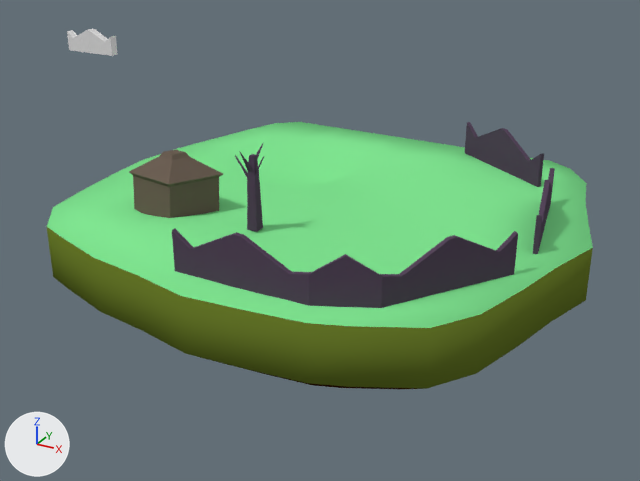
Renders of the Blender file town.blend from each side of a commit.
Rendered twice from a 50 mm camera at (109.3, -110.4, 36.4) aimed at (38.6, 18.2, -27.9). The axes (+X, +Y, +Z) are drawn at lower left. The lights are the same throughout.

The older version as bpy lines, for what is in view:
```python
me_cube = bpy.data.meshes.new('Cube')
me_cube.from_pydata(...)  # 258 vertices, 256 faces; spans x -1.53..9.03, y -1.62..8.22, z -2.42..0.71
me_cube.polygons.foreach_set('use_smooth', [True] * 256)
# faces by material slot: [64, 32, 160]
me_cube.materials.append(mat_material)  # its picture is missing
me_cube.materials.append(mat_material_003)  # its picture is missing
me_cube.materials.append(mat_material_004)  # its picture is missing
me_cube_004 = bpy.data.meshes.new('Cube.004')
me_cube_004.from_pydata(...)  # 24 vertices, 22 faces; spans x -1.0..4.97, y 0.1..1.0, z -1.0..1.42
me_cube_009 = bpy.data.meshes.new('Cube.009')
me_cube_009.from_pydata(...)  # 100 vertices, 96 faces; spans x -6.9..5.0, y 0.1..81.4, z -1.0..1.4
me_cube_009.materials.append(mat_material_002)  # dark purple #55455a
ob_cube = bpy.data.objects.new('Cube', me_cube)
ob_cube.location = (0.0, 0.0, -29.7)
ob_cube.scale = (9.24, 9.24, 9.24)
ob_cube_001 = bpy.data.objects.new('Cube.001', me_cube_009)
ob_cube_001.location = (47.2, -8.6, -22.6)
ob_cube_001.scale = (-4.16, 1.0, 4.12)
ob_cube_002 = bpy.data.objects.new('Cube.002', me_cube_004)
ob_cube_002.location = (44.4, -39.5, 17.7)
ob_cube_002.scale = (-1.0, 1.0, 1.0)
# also in view: 'Plane' at (11.4, 12.7, -19.9); 'Cube.003' at (29.8, 10.0, -16.6)
```
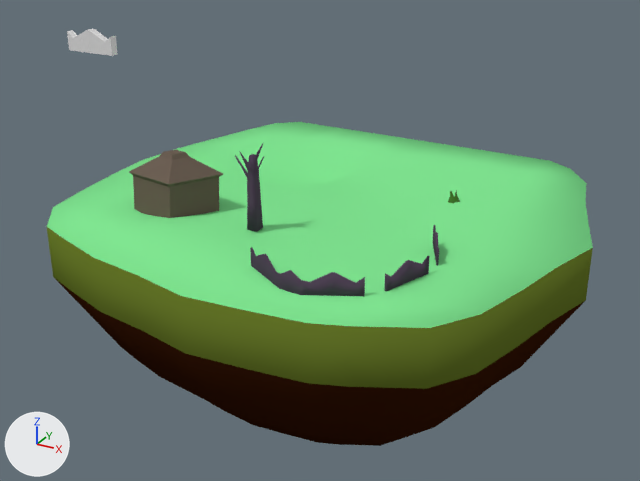
Pixel boxes (x1, y1, x2, y2) of what changed, in the pictures (640 x 481 px; the box of a moved part takes in the faces that stretch with it):
'Cube', reshaped (21% taller): before (47, 122, 593, 389); after (47, 122, 593, 446)
'Cube.001', moved, turned, rescaled: before (172, 122, 555, 308); after (250, 225, 439, 296)
'Cube.004', added: after (448, 191, 456, 204)
part 1 of me_cube, moved or reshaped: before (200, 357, 422, 389); after (56, 279, 585, 446)

The change, as a list of edits to the scene's bpy script:
```text
Add mat_material_006:
    mat_material_006 = diffuse_material('Material.006')
    mat_material_006.base_color = (0.056, 0.173, 0.0261)  # dark green #43732d
Change me_cube:
    where me_cube.from_pydata(...)  # 258 vertices, 256 faces; spans x -1.53..9.03, y -1.62..8.22, z -2.42..0.71
    used by ob_cube; location = (0.0, 0.0, -29.7); scale = (9.24, 9.24, 9.24)
    me_cube part 1: all 32 vertices in x -0.51..7.93, y -0.58..7.29, z -1.4 are moved by (0.0, 0.0, -1.04)
Add me_cube_011:
    me_cube_011.from_pydata(...)  # 24 vertices, 22 faces; spans x -0.81..0.59, y -0.51..1.16, z -1.0..0.73
    me_cube_011.polygons.foreach_set('use_smooth', [True] * 22)
    me_cube_011.materials.append(mat_material_006)  # its picture is missing
Change ob_cube_001:
    ob_cube_001.location: (47.2, -8.6, -22.6) -> (43.1, -4.9, -24.0)
    ob_cube_001.rotation_euler: (0.0, 0.0, 0.0) -> (0.0, 0.0, -0.53)  # degrees (0, 0, 0) -> degrees (0, 0, -30)
    ob_cube_001.scale: (-4.16, 1.0, 4.12) -> (-1.62, 0.389, 1.6)
Add ob_cube_004:
    ob_cube_004 = bpy.data.objects.new('Cube.004', me_cube_011)
    ob_cube_004.location = (54.6, 42.0, -24.4)
    ob_cube_004.scale = (1.33, 1.33, 1.33)
```
